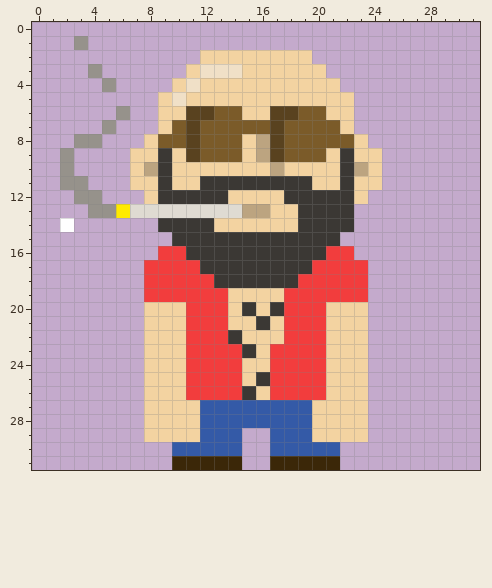
A pixel-art sprite gets an edit: Shiro/Assets/Sprites/João (Frame 1).png. Above is the file before it was changed.
The file is 32x32 pixels.
And afterwards:
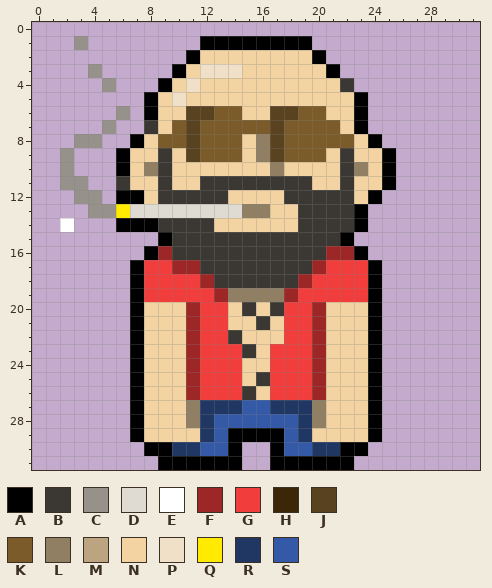
Palette (. is transparent): A #000000  B #3b3834  C #96928b  D #dfdbd2  E #ffffff  F #9d2727  G #f23d3d  H #3b2708  J #59421f  K #7b5b29  L #917f63  M #bca480  N #f3d3a1  P #f0e0c7  Q #ffea00  R #203663  S #345aa7
Change:
y 1: x 12..19 ........ -> AAAAAAAA
y 2: x 11 . -> A; x 20 . -> A
y 3: x 10 . -> A; x 21 . -> A
y 4: x 9 . -> A; x 22 . -> B
y 5..6: x 8 . -> A; x 23 . -> A
y 7: x 8 . -> B; x 23 . -> A
y 8: x 7 . -> A; x 16 M -> L; x 24 . -> A
y 9: x 6 . -> A; x 16 M -> L; x 25 . -> A
y 10: x 6 . -> A; x 8 M -> L; x 17 M -> L; x 23 M -> L; x 25 . -> A
y 11: x 6 . -> B; x 25 . -> A
y 12: x 6..7 .. -> AA; x 24 . -> A
y 13: x 15..16 MM -> LL; x 23 . -> A
y 14: x 6..8 ... -> AAA; x 23 . -> A
y 15: x 9 . -> A; x 22 . -> A
y 16: x 8..10 .GG -> AFB; x 21..23 GG. -> FFA
y 17: x 7 . -> A; x 10..11 GG -> FF; x 20 G -> F; x 24 . -> A
y 18: x 7 . -> A; x 12 G -> F; x 19 G -> F; x 24 . -> A
y 19: x 7 . -> A; x 13..18 GNNNNG -> FLLLLF; x 24 . -> A
y 20..26: x 7 . -> A; x 11 G -> F; x 20 G -> F; x 24 . -> A
y 27: x 7 . -> A; x 11..14 NSSS -> LRRR; x 17..20 SSSN -> RRRL; x 24 . -> A
y 28: x 7 . -> A; x 11..12 NS -> LR; x 19..20 SN -> RL; x 24 . -> A
y 29: x 7 . -> A; x 12 S -> R; x 14..17 S..S -> AAAA; x 19 S -> R; x 24 . -> A
y 30: x 8..11 ..SS -> AARR; x 14 S -> A; x 17 S -> A; x 20..23 SS.. -> RRAA
y 31: x 9..14 .HHHHH -> AAAAAA; x 17..22 HHHHH. -> AAAAAA
Pixel boxes of the changes (left, top, right, bottom) in both pictures:
changed: (116, 36, 396, 470)
